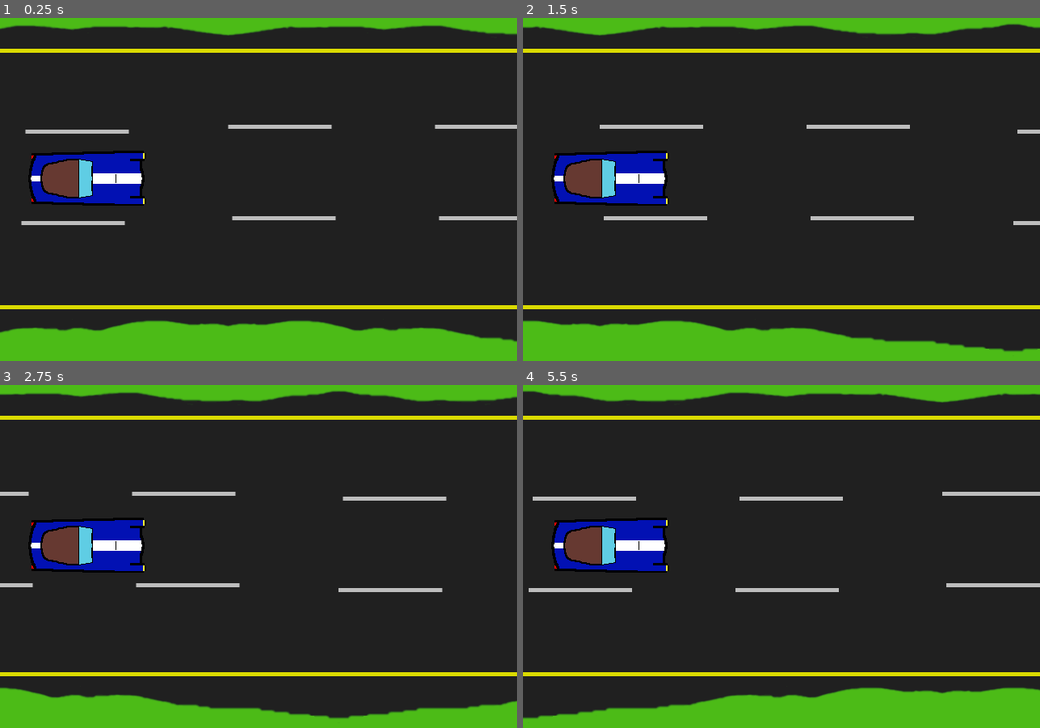
Above: before the commit, frames 1-4 (two rows, left to right).
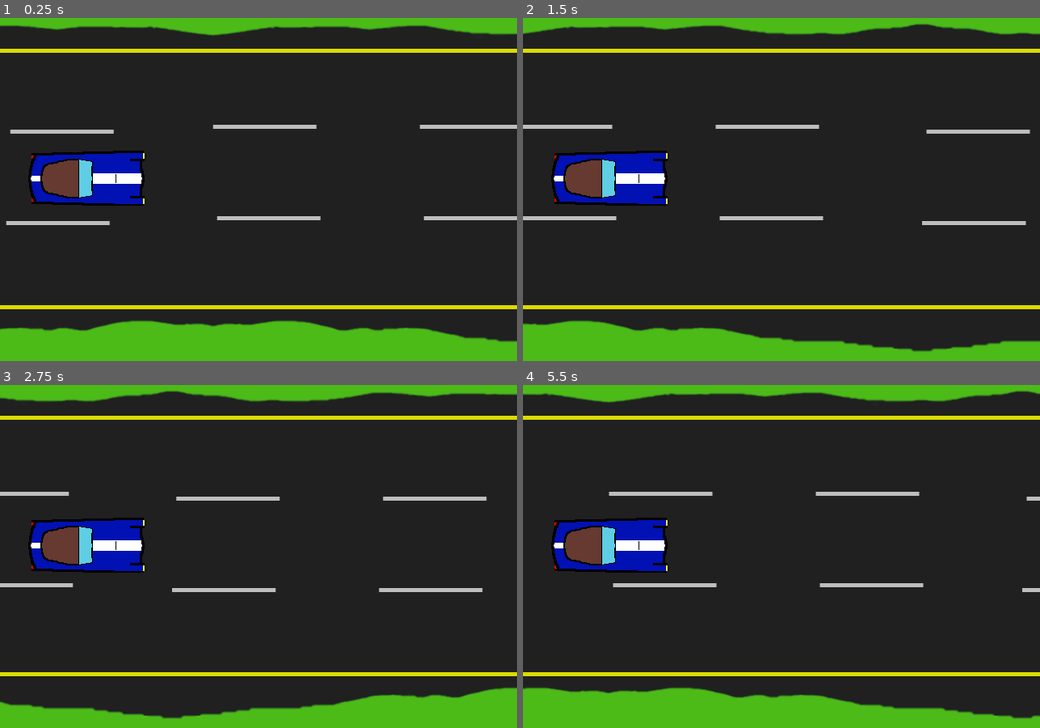
Above: after the commit, the same moments.

Repository: swashdev/minigame-madness
Game: Godot game, scene res://mini/dodge/scenes/dodge.tscn
The game is run twice, just before and just after one commit, with the same random seed, the same clock (stepped at 60 frames per second) and the same inputs. This scene is started directly instead of the project's main scene.
Inputs (mouse positions are in pixels of both pictures, inside the frame that each line leads up to):
- Up to frame 1 (0.25 s): no input
- Up to frame 2 (1.5 s): move the mouse to (895, 158) at 0.52 s; hold Space (action) 0.53-1.28 s; hold Right (move_right) from 0.53 s (still down); tap Up (move_up) at 0.77 s; move the mouse to (678, 196) at 1.27 s; tap A (secret_a) at 1.35 s
- Up to frame 3 (2.75 s): tap Up (move_up) at 1.52 s; move the mouse to (310, 457) at 2.02 s; release Right (move_right) at 2.03 s; hold Left (move_left) from 2.03 s (still down); tap B (secret_b) at 2.1 s
- Up to frame 4 (5.5 s): move the mouse to (755, 621) at 2.77 s; release Left (move_left) at 2.78 s; hold Right (move_right) 2.78-4.28 s; tap Space (action) at 2.85 s; tap Up (move_up) at 3.02, 3.77, 4.52 s; move the mouse to (936, 601) at 3.52 s; tap A (secret_a) at 3.6 s; move the mouse to (626, 484) at 4.27 s; hold Left (move_left) 4.28-5.03 s; tap B (secret_b) at 4.35 s; move the mouse to (807, 542) at 5.02 s; hold Right (move_right) from 5.03 s (still down); hold Space (action) from 5.03 s (still down)

The runs differ from the first frame. In frame 1, 1.7% of the frame differs, in the area x 0-100%, y 2-95%; in frame 2, 5.8%; in frame 3, 7.2%; in frame 4, 8.3%, in the area x 0-100%, y 1-98%.

Commit message:
[DODGE] Fix crash signals.
The "crashed" signals from the cars have been fixed to point to
`_on_player_crashed` rather than `_on_Train_crashed`.

Diff:
--- a/mini/dodge/scenes/dodge.tscn
+++ b/mini/dodge/scenes/dodge.tscn
@@ -20,7 +20,7 @@
 script = ExtResource( 3 )
 
 [node name="ParallaxLayer" type="ParallaxLayer" parent="ParallaxBackground"]
-motion_scale = Vector2( 0.5, 0.5 )
+motion_scale = Vector2( 0.75, 0.75 )
 motion_mirroring = Vector2( 1024, 0 )
 
 [node name="Background" type="Sprite" parent="ParallaxBackground/ParallaxLayer"]
@@ -46,7 +46,7 @@
 position = Vector2( 740, 354 )
 rotation = -3.14159
 
-[connection signal="crashed" from="Train" to="." method="_on_Train_crashed"]
-[connection signal="crashed" from="EvilTrain1" to="." method="_on_Train_crashed"]
-[connection signal="crashed" from="EvilTrain2" to="." method="_on_Train_crashed"]
-[connection signal="crashed" from="EvilTrain3" to="." method="_on_Train_crashed"]
+[connection signal="crashed" from="Train" to="." method="_on_player_crashed"]
+[connection signal="crashed" from="EvilTrain1" to="." method="_on_player_crashed"]
+[connection signal="crashed" from="EvilTrain2" to="." method="_on_player_crashed"]
+[connection signal="crashed" from="EvilTrain3" to="." method="_on_player_crashed"]
